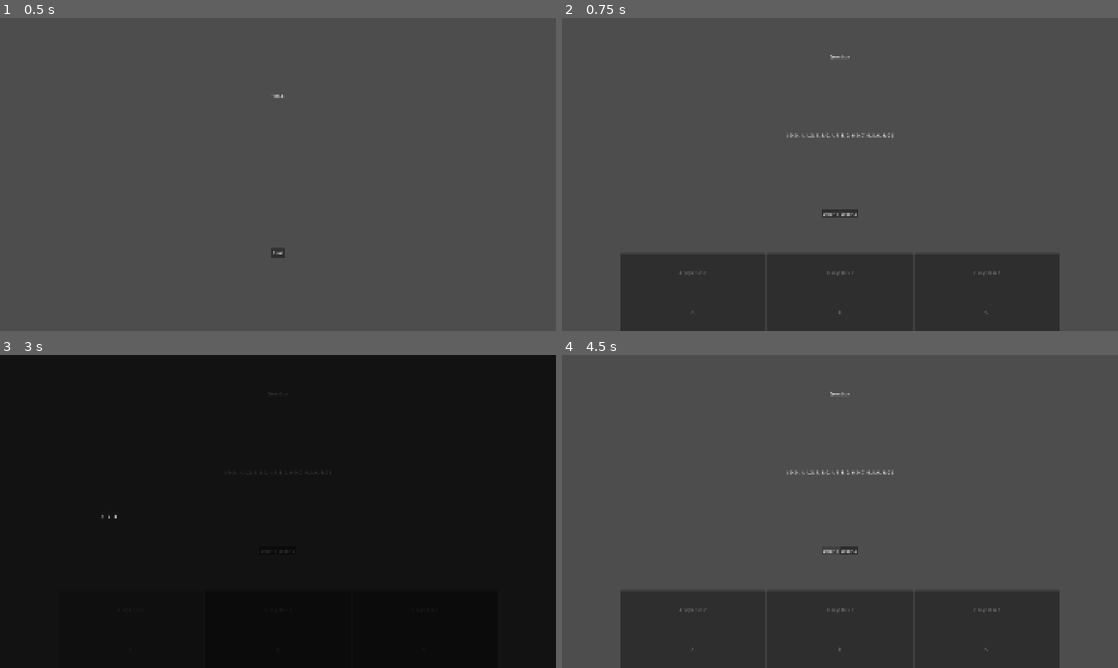
Above: before the commit, frames 1-4 (two rows, left to right).
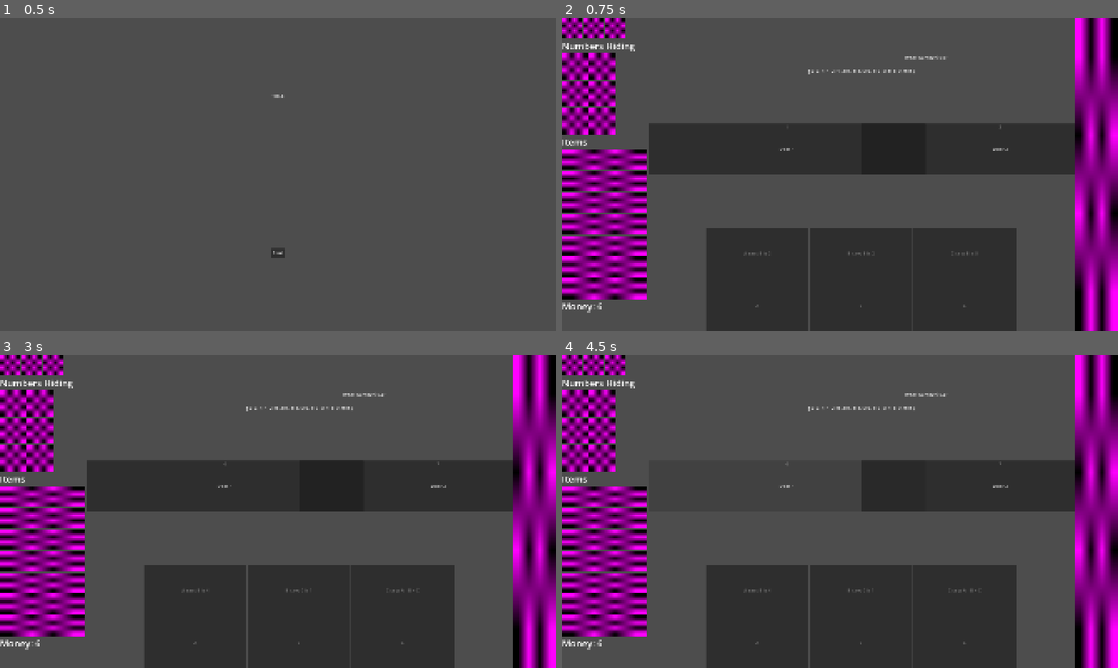
Above: after the commit, the same moments.

Repository: Pappnschlossa/Brackeys-2026.2-Trust-no-one
Game: Godot game, scene res://scenes/global.tscn
Two runs of this game, one before a commit and one after it. Both use one fixed random seed, a clock stepped at 60 frames per second and the inputs below.
Inputs (mouse positions are in pixels of both pictures, inside the frame that each line leads up to):
- Up to frame 1 (0.5 s): no input
- Up to frame 2 (0.75 s): click "Start" at 0.5 s
- Up to frame 3 (3 s): click "Door 1" at 1.25 s; click "Door 2" at 2 s; click (133, 630) at 2.77 s
- Up to frame 4 (4.5 s): click (662, 514) at 3.5 s, where only the run before the commit has a clickable "1"; click "Door 1" at 4.25 s

Frame 1 is identical in both runs. In frame 2, 41% of the frame differs, in the area x 0-100%, y 0-100%; in frame 3, 96%; in frame 4, 34%.

Commit message:
Added template for level edges

Diff:
--- a/g.gd
+++ b/g.gd
@@ -22,7 +22,15 @@
 	9 : 0
 }
 
+func get_array_of_numbers_in_use_without_multiplicity() -> Array[int]:
+	var numbers_in_use : Array[int] = []
+	for n in number_occurences:
+		if number_occurences[n] >= 1:
+			numbers_in_use.append(n)
+	return numbers_in_use
+
+var lives : int = 3
+
 func reinitialize():
 	level = 1
-	for n in g.number_occurences:
-		g.number_occurences[n] = 0
+	lives = 3
--- /dev/null
+++ b/scenes/left_ui.tscn
@@ -0,0 +1,129 @@
+[gd_scene format=3 uid="uid://c7ylr0khyv7u4"]
+
+[sub_resource type="PlaceholderTexture2D" id="PlaceholderTexture2D_4xkny"]
+
+[node name="LeftUI" type="Control" unique_id=252584194]
+layout_mode = 3
+anchors_preset = 15
+anchor_right = 1.0
+anchor_bottom = 1.0
+offset_right = -1698.0
+offset_bottom = 3.0
+grow_horizontal = 2
+grow_vertical = 2
+
+[node name="VBoxContainer" type="VBoxContainer" parent="." unique_id=936246375]
+layout_mode = 1
+anchors_preset = 15
+anchor_right = 1.0
+anchor_bottom = 1.0
+grow_horizontal = 2
+grow_vertical = 2
+
+[node name="HeartsContainer" type="HBoxContainer" parent="VBoxContainer" unique_id=1487203796]
+layout_mode = 2
+
+[node name="TextureRect" type="TextureRect" parent="VBoxContainer/HeartsContainer" unique_id=457570613]
+custom_minimum_size = Vector2(70, 70)
+layout_mode = 2
+texture = SubResource("PlaceholderTexture2D_4xkny")
+
+[node name="TextureRect2" type="TextureRect" parent="VBoxContainer/HeartsContainer" unique_id=1864474393]
+custom_minimum_size = Vector2(70, 70)
+layout_mode = 2
+texture = SubResource("PlaceholderTexture2D_4xkny")
+
+[node name="TextureRect3" type="TextureRect" parent="VBoxContainer/HeartsContainer" unique_id=412574200]
+custom_minimum_size = Vector2(70, 70)
+layout_mode = 2
+texture = SubResource("PlaceholderTexture2D_4xkny")
+
+[node name="NumbersHidingText" type="RichTextLabel" parent="VBoxContainer" unique_id=736723458]
+layout_mode = 2
+theme_override_font_sizes/normal_font_size = 32
+text = "Numbers Hiding"
+fit_content = true
+
+[node name="NumbersHiding" type="GridContainer" parent="VBoxContainer" unique_id=840549527]
+layout_mode = 2
+columns = 2
+
+[node name="Number0" type="TextureRect" parent="VBoxContainer/NumbersHiding" unique_id=68924795]
+custom_minimum_size = Vector2(90, 90)
+layout_mode = 2
+texture = SubResource("PlaceholderTexture2D_4xkny")
+
+[node name="Number1" type="TextureRect" parent="VBoxContainer/NumbersHiding" unique_id=1701479998]
+custom_minimum_size = Vector2(90, 90)
+layout_mode = 2
+texture = SubResource("PlaceholderTexture2D_4xkny")
+
+[node name="Number2" type="TextureRect" parent="VBoxContainer/NumbersHiding" unique_id=1995720739]
+custom_minimum_size = Vector2(90, 90)
+layout_mode = 2
+texture = SubResource("PlaceholderTexture2D_4xkny")
+
+[node name="Number3" type="TextureRect" parent="VBoxContainer/NumbersHiding" unique_id=1470241623]
+custom_minimum_size = Vector2(90, 90)
+layout_mode = 2
+texture = SubResource("PlaceholderTexture2D_4xkny")
+
+[node name="Number4" type="TextureRect" parent="VBoxContainer/NumbersHiding" unique_id=1266571902]
+custom_minimum_size = Vector2(90, 90)
+layout_mode = 2
+texture = SubResource("PlaceholderTexture2D_4xkny")
+
+[node name="Number5" type="TextureRect" parent="VBoxContainer/NumbersHiding" unique_id=578260302]
+custom_minimum_size = Vector2(90, 90)
+layout_mode = 2
+texture = SubResource("PlaceholderTexture2D_4xkny")
+
+[node name="ItemsText" type="RichTextLabel" parent="VBoxContainer" unique_id=801772631]
+layout_mode = 2
+theme_override_font_sizes/normal_font_size = 32
+text = "Items"
+fit_content = true
+
+[node name="VBoxContainer" type="VBoxContainer" parent="VBoxContainer" unique_id=613558426]
+layout_mode = 2
+
+[node name="Item0" type="TextureRect" parent="VBoxContainer/VBoxContainer" unique_id=573605344]
+custom_minimum_size = Vector2(70, 70)
+layout_mode = 2
+texture = SubResource("PlaceholderTexture2D_4xkny")
+
+[node name="Item1" type="TextureRect" parent="VBoxContainer/VBoxContainer" unique_id=454157888]
+custom_minimum_size = Vector2(70, 70)
+layout_mode = 2
+texture = SubResource("PlaceholderTexture2D_4xkny")
+
+[node name="Item2" type="TextureRect" parent="VBoxContainer/VBoxContainer" unique_id=1857105189]
+custom_minimum_size = Vector2(70, 70)
+layout_mode = 2
+texture = SubResource("PlaceholderTexture2D_4xkny")
+
+[node name="Item3" type="TextureRect" parent="VBoxContainer/VBoxContainer" unique_id=688280255]
+custom_minimum_size = Vector2(70, 70)
+layout_mode = 2
+texture = SubResource("PlaceholderTexture2D_4xkny")
+
+[node name="Item4" type="TextureRect" parent="VBoxContainer/VBoxContainer" unique_id=1891005024]
+custom_minimum_size = Vector2(70, 70)
+layout_mode = 2
+texture = SubResource("PlaceholderTexture2D_4xkny")
+
+[node name="Item5" type="TextureRect" parent="VBoxContainer/VBoxContainer" unique_id=487430613]
+custom_minimum_size = Vector2(70, 70)
+layout_mode = 2
+texture = SubResource("PlaceholderTexture2D_4xkny")
+
+[node name="Item6" type="TextureRect" parent="VBoxContainer/VBoxContainer" unique_id=1018726019]
+custom_minimum_size = Vector2(70, 70)
+layout_mode = 2
+texture = SubResource("PlaceholderTexture2D_4xkny")
+
+[node name="MoneyText" type="RichTextLabel" parent="VBoxContainer" unique_id=131792442]
+layout_mode = 2
+theme_override_font_sizes/normal_font_size = 32
+text = "Money: 6"
+fit_content = true
--- a/scenes/level_scene.tscn
+++ b/scenes/level_scene.tscn
@@ -2,8 +2,10 @@
 
 [ext_resource type="Script" uid="uid://chawitpunjksv" path="res://scripts/level_scene.gd" id="1_386oa"]
 [ext_resource type="Script" uid="uid://bis2ccijh3k6f" path="res://scripts/numbers_container.gd" id="2_bl4ss"]
-
-[node name="Level" type="Control" unique_id=1635183676 node_paths=PackedStringArray("A", "B", "C", "D", "E", "F", "info", "numbers_container")]
+[ext_resource type="PackedScene" uid="uid://c7ylr0khyv7u4" path="res://scenes/left_ui.tscn" id="2_c8xsp"]
+[ext_resource type="PackedScene" uid="uid://dev0ijjb7kua6" path="res://scenes/levels_map.tscn" id="4_fkwfp"]
+
+[node name="Level" type="Control" unique_id=1635183676 node_paths=PackedStringArray("A", "B", "C", "D", "E", "F", "question", "info", "door0", "door1", "numbers_container")]
 layout_mode = 3
 anchors_preset = 15
 anchor_right = 1.0
@@ -17,7 +19,10 @@
 D = NodePath("HBoxContainer/Middle/MarginContainer/NumbersContainer/D")
 E = NodePath("HBoxContainer/Middle/MarginContainer/NumbersContainer/E")
 F = NodePath("HBoxContainer/Middle/MarginContainer/NumbersContainer/F")
+question = NodePath("HBoxContainer/Middle/Question")
 info = NodePath("HBoxContainer/Middle/Info")
+door0 = NodePath("HBoxContainer/Middle/DoorsContainer/Door0")
+door1 = NodePath("HBoxContainer/Middle/DoorsContainer/Door1")
 numbers_container = NodePath("HBoxContainer/Middle/MarginContainer/NumbersContainer")
 
 [node name="HBoxContainer" type="HBoxContainer" parent="." unique_id=922223910]
@@ -28,12 +33,24 @@
 grow_horizontal = 2
 grow_vertical = 2
 
+[node name="LeftUI" parent="HBoxContainer" unique_id=252584194 instance=ExtResource("2_c8xsp")]
+layout_mode = 2
+size_flags_horizontal = 3
+size_flags_stretch_ratio = 2.0
+
 [node name="Middle" type="VBoxContainer" parent="HBoxContainer" unique_id=695245961]
 layout_mode = 2
 size_flags_horizontal = 3
-
-[node name="RichTextLabel" type="RichTextLabel" parent="HBoxContainer/Middle" unique_id=957077355]
-layout_mode = 2
+size_flags_stretch_ratio = 10.0
+
+[node name="Question" type="Control" parent="HBoxContainer/Middle" unique_id=630265479]
+layout_mode = 2
+
+[node name="Text" type="RichTextLabel" parent="HBoxContainer/Middle/Question" unique_id=957077355]
+layout_mode = 0
+offset_top = 4.0
+offset_right = 1920.0
+offset_bottom = 270.0
 size_flags_horizontal = 3
 size_flags_vertical = 3
 text = "Question"
@@ -54,17 +71,49 @@
 horizontal_alignment = 1
 vertical_alignment = 1
 
-[node name="HBoxContainer" type="HBoxContainer" parent="HBoxContainer/Middle" unique_id=1128860549]
-layout_mode = 2
-size_flags_horizontal = 4
-size_flags_vertical = 6
-
-[node name="Door1Button" type="Button" parent="HBoxContainer/Middle/HBoxContainer" unique_id=224626419]
-layout_mode = 2
+[node name="DoorsContainer" type="HBoxContainer" parent="HBoxContainer/Middle" unique_id=1128860549]
+layout_mode = 2
+size_flags_vertical = 3
+
+[node name="Door0" type="Control" parent="HBoxContainer/Middle/DoorsContainer" unique_id=315065427]
+layout_mode = 2
+size_flags_horizontal = 3
+
+[node name="Text" type="RichTextLabel" parent="HBoxContainer/Middle/DoorsContainer/Door0" unique_id=1318609088]
+layout_mode = 0
+offset_right = 958.0
+offset_bottom = 356.0
+grow_horizontal = 2
+grow_vertical = 0
+size_flags_vertical = 3
+text = "3"
+horizontal_alignment = 1
+
+[node name="Door0Button" type="Button" parent="HBoxContainer/Middle/DoorsContainer/Door0" unique_id=224626419]
+layout_mode = 0
+offset_right = 958.0
+offset_bottom = 176.0
+grow_horizontal = 2
+size_flags_vertical = 3
 text = "Door 1"
 
-[node name="Door2Button" type="Button" parent="HBoxContainer/Middle/HBoxContainer" unique_id=488018540]
-layout_mode = 2
+[node name="Door1" type="Control" parent="HBoxContainer/Middle/DoorsContainer" unique_id=1521495262]
+layout_mode = 2
+size_flags_horizontal = 3
+
+[node name="Text" type="RichTextLabel" parent="HBoxContainer/Middle/DoorsContainer/Door1" unique_id=1183813170]
+layout_mode = 0
+offset_right = 958.0
+offset_bottom = 356.0
+size_flags_vertical = 3
+text = "1"
+horizontal_alignment = 1
+
+[node name="Door1Button" type="Button" parent="HBoxContainer/Middle/DoorsContainer/Door1" unique_id=488018540]
+layout_mode = 0
+offset_right = 958.0
+offset_bottom = 176.0
+size_flags_vertical = 3
 text = "Door 2"
 
 [node name="MarginContainer" type="MarginContainer" parent="HBoxContainer/Middle" unique_id=2011649526]
@@ -301,8 +350,12 @@
 grow_horizontal = 2
 grow_vertical = 2
 
-[connection signal="pressed" from="HBoxContainer/Middle/HBoxContainer/Door1Button" to="." method="_on_door_1_button_pressed"]
-[connection signal="pressed" from="HBoxContainer/Middle/HBoxContainer/Door2Button" to="." method="_on_door_2_button_pressed"]
+[node name="Map" parent="HBoxContainer" unique_id=1980888744 instance=ExtResource("4_fkwfp")]
+layout_mode = 2
+size_flags_horizontal = 3
+
+[connection signal="pressed" from="HBoxContainer/Middle/DoorsContainer/Door0/Door0Button" to="." method="_on_door_0_button_pressed"]
+[connection signal="pressed" from="HBoxContainer/Middle/DoorsContainer/Door1/Door1Button" to="." method="_on_door_1_button_pressed"]
 [connection signal="pressed" from="HBoxContainer/Middle/MarginContainer/NumbersContainer/A/Button" to="HBoxContainer/Middle/MarginContainer/NumbersContainer" method="_on_button_pressed" binds= [0]]
 [connection signal="pressed" from="HBoxContainer/Middle/MarginContainer/NumbersContainer/B/Button" to="HBoxContainer/Middle/MarginContainer/NumbersContainer" method="_on_button_pressed" binds= [1]]
 [connection signal="pressed" from="HBoxContainer/Middle/MarginContainer/NumbersContainer/C/Button" to="HBoxContainer/Middle/MarginContainer/NumbersContainer" method="_on_button_pressed" binds= [2]]
--- /dev/null
+++ b/scenes/levels_map.tscn
@@ -0,0 +1,20 @@
+[gd_scene format=3 uid="uid://dev0ijjb7kua6"]
+
+[sub_resource type="PlaceholderTexture2D" id="PlaceholderTexture2D_4xkny"]
+
+[node name="Map" type="Control" unique_id=1980888744]
+layout_mode = 3
+anchors_preset = 15
+anchor_right = 1.0
+anchor_bottom = 1.0
+grow_horizontal = 2
+grow_vertical = 2
+
+[node name="TextureRect" type="TextureRect" parent="." unique_id=244630886]
+layout_mode = 1
+anchors_preset = 15
+anchor_right = 1.0
+anchor_bottom = 1.0
+grow_horizontal = 2
+grow_vertical = 2
+texture = SubResource("PlaceholderTexture2D_4xkny")
--- a/scripts/global_scene.gd
+++ b/scripts/global_scene.gd
@@ -21,7 +21,7 @@
 	_on_change_scene("title_scene", null)
 
 
-func _on_change_scene(scene_name, transition_type):
+func _on_change_scene(scene_name, transition_type = null):
 	var scene = load(SCENES[scene_name])
 	var instance = scene.instantiate()
 
--- a/scripts/level_scene.gd
+++ b/scripts/level_scene.gd
@@ -10,7 +10,10 @@
 @export var E : Control
 @export var F : Control
 @onready var number_nodes : Array[Control] = [A, B, C, D, E, F]
+@export var question : Control
 @export var info : Control
+@export var door0 : Control
+@export var door1 : Control
 @export var numbers_container : GridContainer
 
 const TRUE_NUMBERS = [0, 2, 3, 4, 5, 6, 7, 8, 9]
@@ -49,6 +52,9 @@
 var numbers : Array[Number]
 var AMOUNT : int # Amount of numbers
 var MAX_ID : int
+var QUESTION : int # ID of number
+var TRUE_ANSWER : int # Value of number
+var FALSE_ANSWER : int # False value of number
 
 var active_numpad : int = -1
 var number_guesses : Array[int]
@@ -86,6 +92,25 @@
 	possible_ids.erase(id_of_minus_1)
 	for id in possible_ids:
 		numbers[id].val = TRUE_NUMBERS.pick_random()
+	for n in g.number_occurences:
+		g.number_occurences[n] = 0
+	for N in numbers:
+		g.number_occurences[N.val] += 1
+	# Choose question
+	var numbers_in_use : Array[int] = g.get_array_of_numbers_in_use_without_multiplicity()
+	TRUE_ANSWER = numbers_in_use.pick_random()
+	numbers_in_use.erase(TRUE_ANSWER)
+	FALSE_ANSWER = numbers_in_use.pick_random()
+	# Pick random number that is equal to this number:
+	var random_number_equal_to_answer : int = randi_range(0, g.number_occurences[TRUE_ANSWER]-1)
+	var n : int = 0
+	for N in numbers:
+		if N.val == TRUE_ANSWER:
+			if random_number_equal_to_answer >= 1:
+				random_number_equal_to_answer -= 1
+			else:
+				QUESTION = n
+		n += 1
 
 func generate_text() -> void:
 	var id = 0
@@ -137,6 +162,7 @@
 						N.clue.equation_targets.reverse()
 		id += 1
 
+
 func update_nodes() -> void:
 	for i in range(len(number_nodes)):
 		if i <= MAX_ID:
@@ -147,10 +173,16 @@
 			else:
 				number_nodes[i].get_node("VBoxContainer/Text").text = "%s says %s %s %s = %s" % [ID_TO_LETTER[i], ID_TO_LETTER[N.clue.equation_targets[0]], OPERATOR_TO_SIGN[N.clue.operator], ID_TO_LETTER[N.clue.equation_targets[1]], ID_TO_LETTER[i]]
 			number_nodes[i].visible = true
-			g.number_occurences[numbers[i].val] += 1
 		else:
 			number_nodes[i].visible = false
 	info.get_node("Text").text = str(g.number_occurences)
+	question.get_node("Text").text = "What number is %s?" % ID_TO_LETTER[QUESTION]
+	if TRUE_DOOR_ID == 0:
+		door0.get_node("Text").text = str(TRUE_ANSWER)
+		door1.get_node("Text").text = str(FALSE_ANSWER)
+	else:
+		door0.get_node("Text").text = str(FALSE_ANSWER)
+		door1.get_node("Text").text = str(TRUE_ANSWER)
 
 func can_be_equation(id) -> bool:
 	for i in range(AMOUNT-1):
@@ -181,9 +213,17 @@
 				equations.append([i, j, "mult"])
 	return equations
 
+func _on_door_0_button_pressed() -> void:
+	if TRUE_DOOR_ID == 0:	transition_to_next_level()
+	else:	wrong_door(0)
+
 func _on_door_1_button_pressed() -> void:
-	pass # Replace with function body.
-
-
-func _on_door_2_button_pressed() -> void:
-	pass # Replace with function body.
+	if TRUE_DOOR_ID == 1:	transition_to_next_level()
+	else:	wrong_door(1)
+
+func wrong_door(door_id : int) -> void:
+	g.lives -= 1
+
+func transition_to_next_level() -> void:
+	g.level += 1
+	change_scene.emit("level_scene", )
